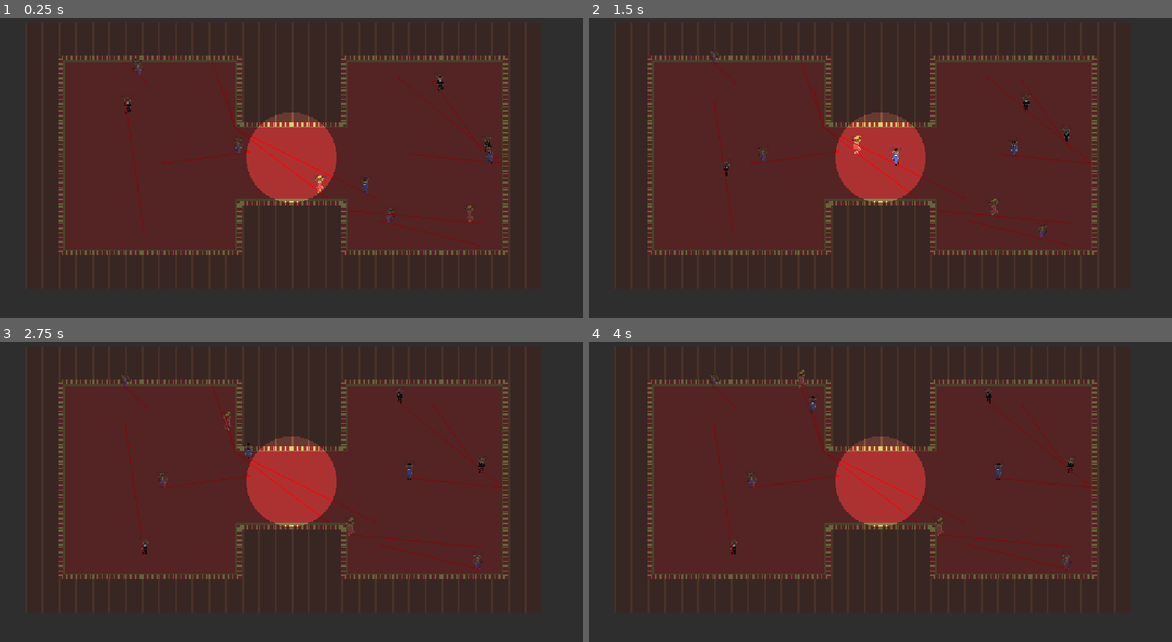
Above: before the commit, frames 1-4 (two rows, left to right).
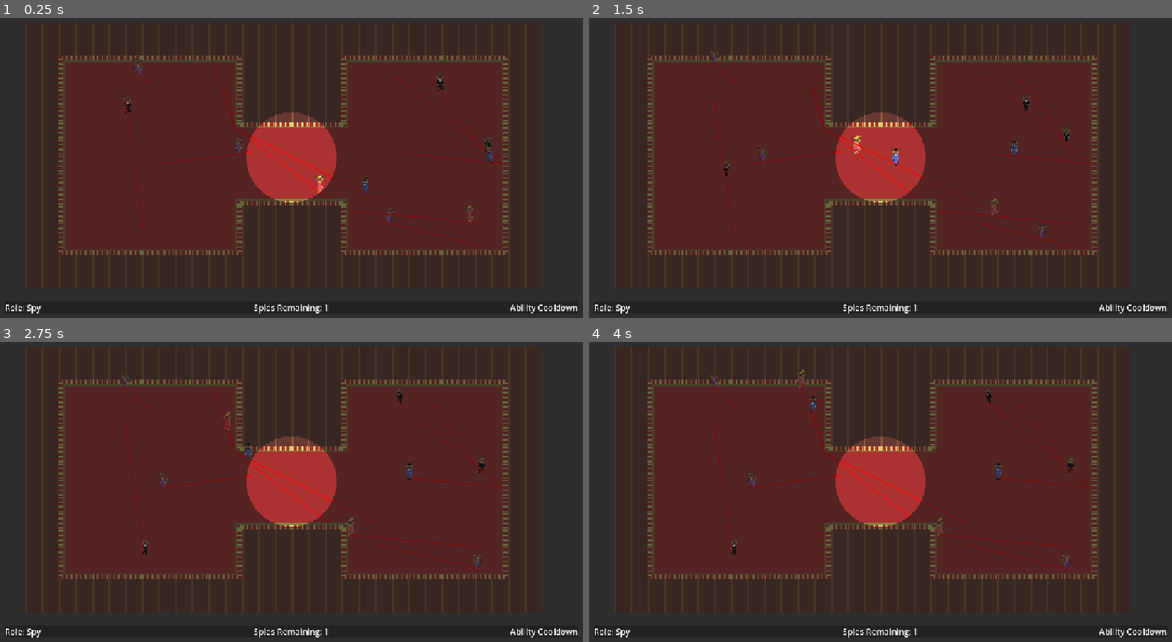
Above: after the commit, the same moments.

Repository: amelecanape/ippgamejam
Game: Godot game, scene res://scenes/round.tscn
The game is run twice, just before and just after one commit, with the same random seed, the same clock (stepped at 60 frames per second) and the same inputs. This scene is started directly instead of the project's main scene.
Inputs (mouse positions are in pixels of both pictures, inside the frame that each line leads up to):
- Up to frame 1 (0.25 s): no input
- Up to frame 2 (1.5 s): move the mouse to (1014, 141) at 0.52 s; tap A (character_move_neg_x) at 0.6 s; move the mouse to (758, 174) at 1.27 s; tap W (character_move_neg_y) at 1.35 s
- Up to frame 3 (2.75 s): move the mouse to (349, 408) at 2.02 s; tap D (character_move_pos_x) at 2.1 s
- Up to frame 4 (4 s): move the mouse to (851, 549) at 2.77 s; tap S (character_move_pos_y) at 2.85 s; tap Enter at 3.5 s; move the mouse to (1061, 531) at 3.52 s; click (1061, 531) at 3.6 s

The runs differ from the first frame. In frame 1, 0.3% of the frame differs, in the area x 1-99%, y 95-99%; in frame 2, 0.3%; in frame 3, 0.3%; in frame 4, 0.3%.
Error in both runs: Out of bounds get index '-1' (on base: 'Array[int]') (res://scripts/game.gd:67)

Commit message:
ingame hud mockup

Diff:
--- a/scenes/round.tscn
+++ b/scenes/round.tscn
@@ -73,6 +73,8 @@
 shader = ExtResource("11_ojwvf")
 shader_parameter/radius = 0.10000000475
 
+[sub_resource type="StyleBoxEmpty" id="StyleBoxEmpty_hnppa"]
+
 [node name="Round" type="Node2D" unique_id=445564108]
 script = ExtResource("1_vtaks")
 player_scene = ExtResource("9_0tnpc")
@@ -124,3 +126,37 @@
 unique_name_in_owner = true
 material = SubResource("ShaderMaterial_g6yuj")
 layout_mode = 2
+
+[node name="PanelContainer" type="PanelContainer" parent="HUD" unique_id=654749174]
+anchors_preset = 15
+anchor_right = 1.0
+anchor_bottom = 1.0
+grow_horizontal = 2
+grow_vertical = 2
+theme_override_styles/panel = SubResource("StyleBoxEmpty_hnppa")
+
+[node name="MarginContainer" type="MarginContainer" parent="HUD/PanelContainer" unique_id=1779390122]
+layout_mode = 2
+theme_override_constants/margin_left = 25
+theme_override_constants/margin_top = 25
+theme_override_constants/margin_right = 25
+theme_override_constants/margin_bottom = 25
+
+[node name="PanelContainer" type="PanelContainer" parent="HUD/PanelContainer/MarginContainer" unique_id=204600514]
+layout_mode = 2
+size_flags_vertical = 8
+
+[node name="RoleLabel" type="Label" parent="HUD/PanelContainer/MarginContainer/PanelContainer" unique_id=409776928]
+layout_mode = 2
+size_flags_horizontal = 0
+text = "Role: Spy"
+
+[node name="AbilityCooldown" type="Label" parent="HUD/PanelContainer/MarginContainer/PanelContainer" unique_id=646019072]
+layout_mode = 2
+size_flags_horizontal = 8
+text = "Ability Cooldown"
+
+[node name="RemainingSpies" type="Label" parent="HUD/PanelContainer/MarginContainer/PanelContainer" unique_id=2055225214]
+layout_mode = 2
+size_flags_horizontal = 4
+text = "Spies Remaining: 1"
